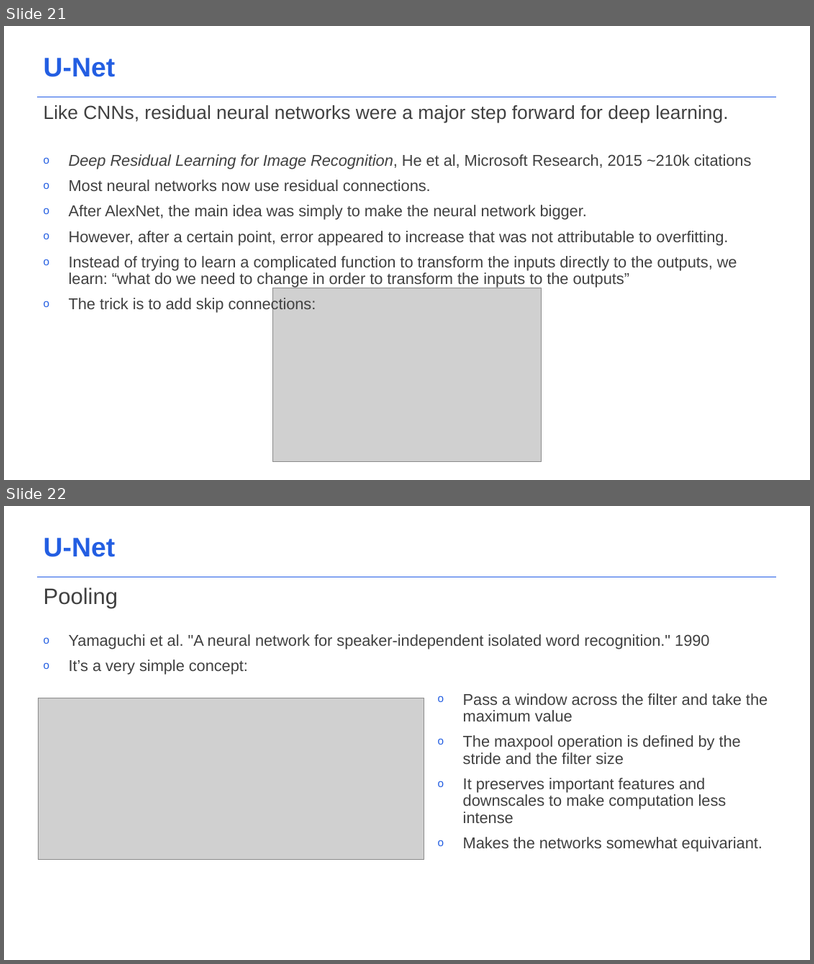
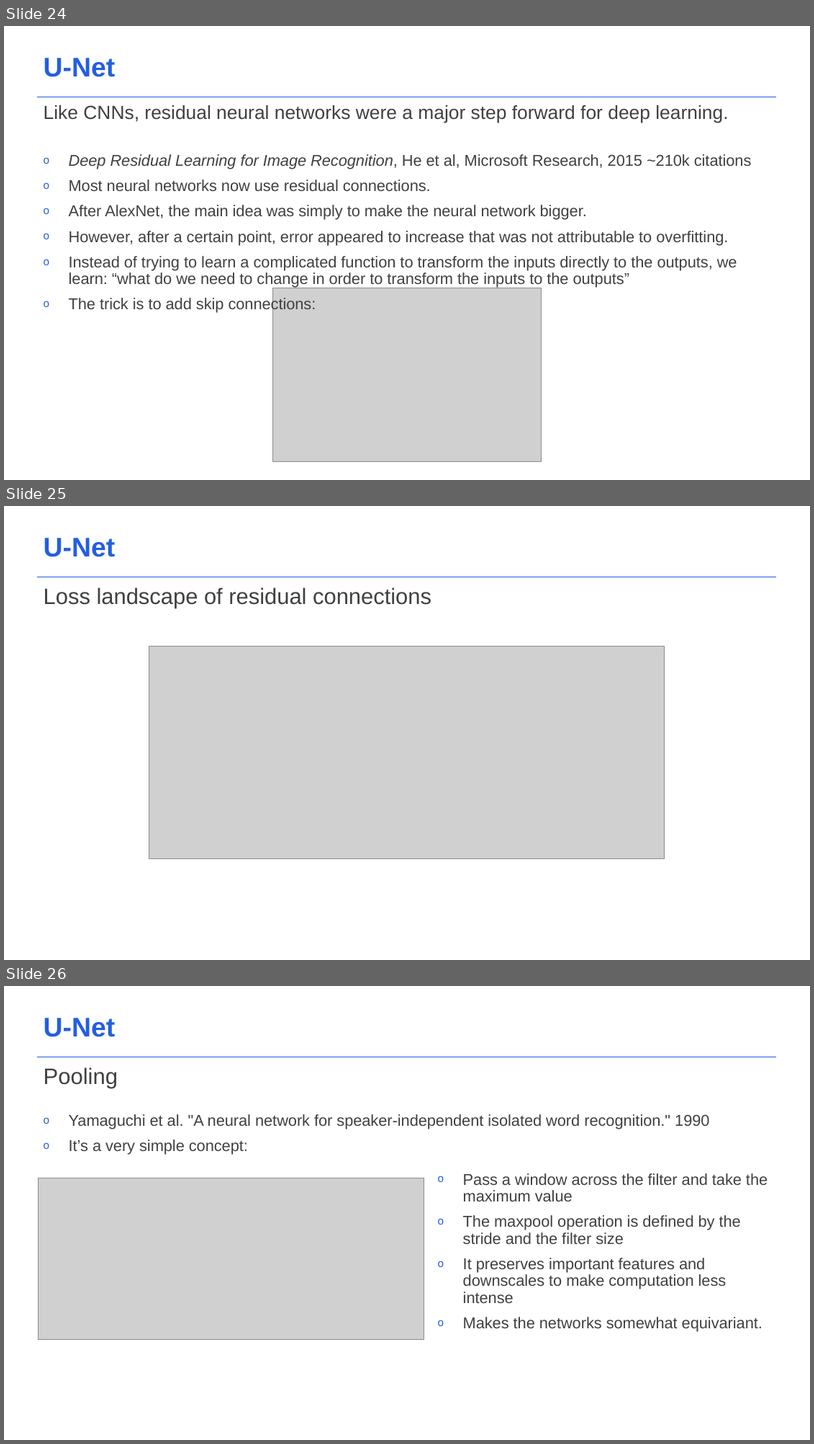
Before and after one commit to acceleratescience/diffusion-models, a slide deck: slides/3_Building-blocks.pptx. Shown one above the other, each under a label of ours: slides 21 and 22 before the commit, slides 24, 25 and 26 after it. The pictures are 814x964 and 814x1444 pixels, drawn with LibreOffice and Linux fonts; fonts in the diff are those of the drawing; grey boxes stand for pictures; background and template pictures are left out. Boxes give left, top, right and bottom in pixels: in the first picture for what was removed or moved away, otherwise in the second. Text is boxed around its words. In the diff, an @@ line names an element or a change of style, - is before the commit and + after.

```diff
--- a/slides/3_Building-blocks.pptx
+++ b/slides/3_Building-blocks.pptx
@@ slide 25 added at (4,506,810,960), background #FFFFFF; not listed: 1 template element that a slide beside it also shows @@
@@ text added at (44,538,116,557), 32 pt, text #235EE2, bold @@
+U-Net
@@ text added at (44,587,432,608), 26.5 pt, text #404040 @@
+Loss landscape of residual connections
@@ picture added at (149,646,665,859) @@
@@ what was slide 21 is now slide 24 @@
@@ what was slide 22 is now slide 26 @@
```
Also in this commit, not shown: 1 slide changed, 3 other slides added, 2 other files.
